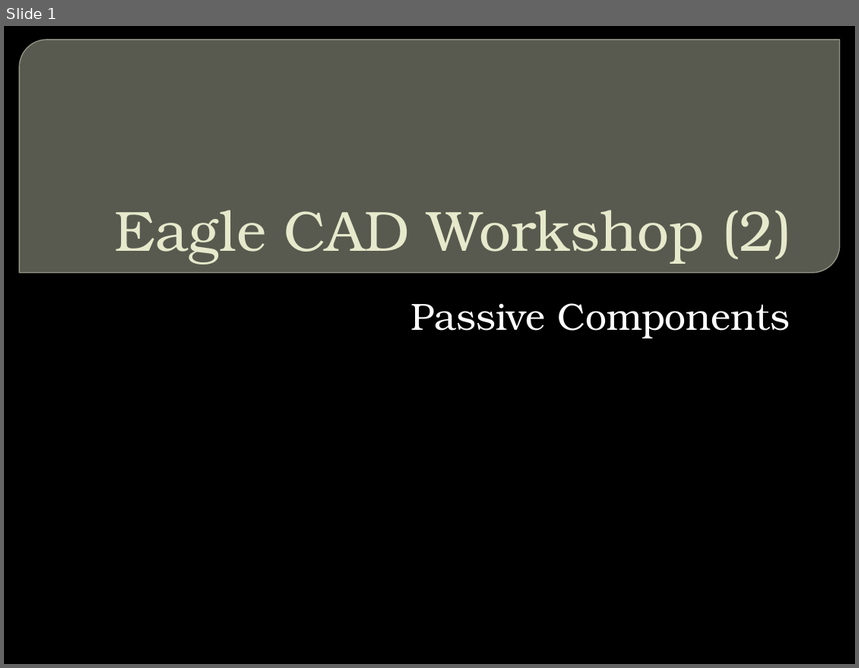
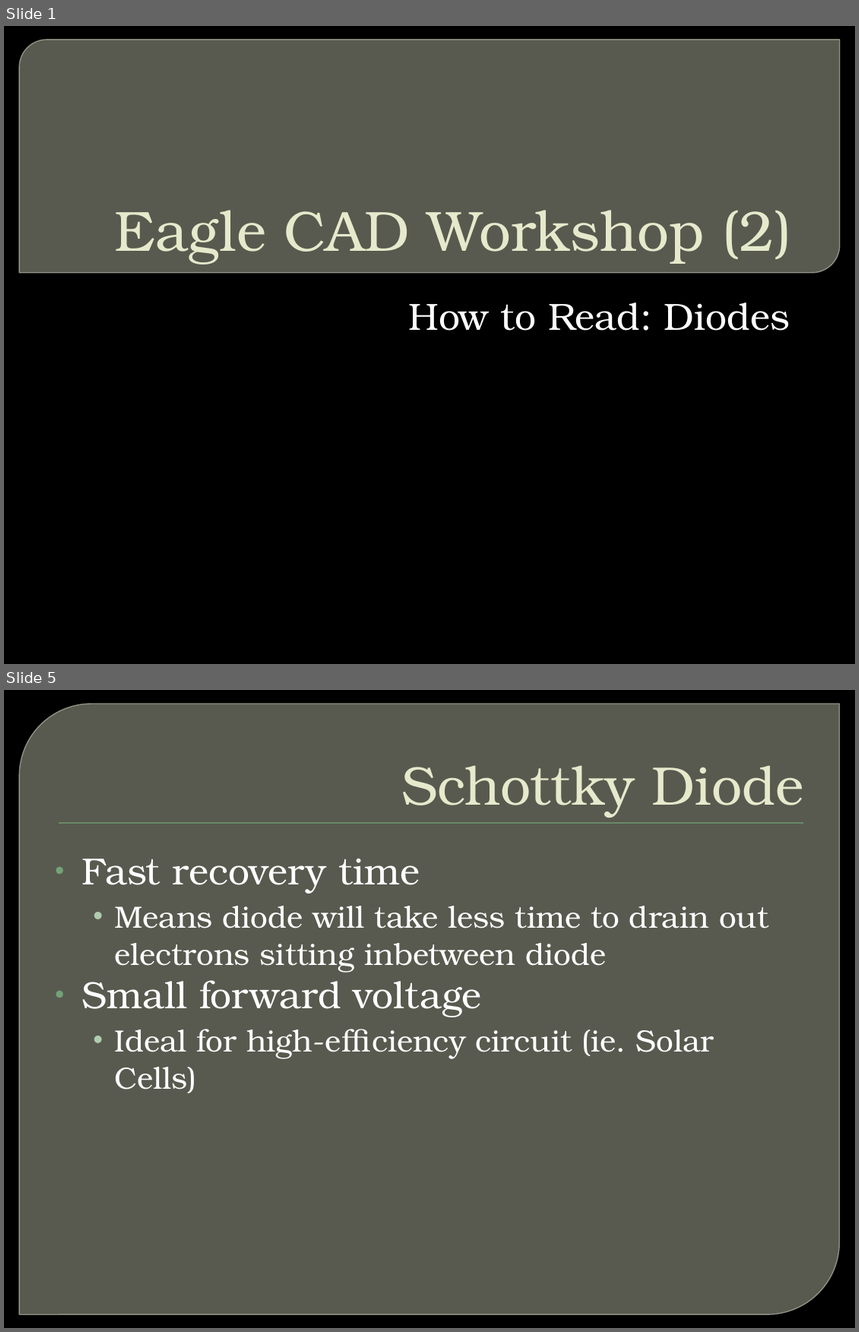
Before and after one commit to CSPon/Workshop_Materials, a slide deck: Workshop_Slides/Eagle CAD/Eagle CAD Workshop (2).pptx. Shown one above the other, each under a label of ours: slide 1 before the commit, slides 1 and 5 after it; the slides between them are not shown. The pictures are 859x668 and 859x1332 pixels, drawn with LibreOffice and Linux fonts; fonts in the diff are those of the drawing; background and template pictures are left out. Boxes give left, top, right and bottom in pixels: in the first picture for what was removed or moved away, otherwise in the second. Text is boxed around its words. In the diff, an @@ line names an element or a change of style, - is before the commit and + after.

```diff
--- a/Workshop_Slides/Eagle CAD/Eagle CAD Workshop (2).pptx
+++ b/Workshop_Slides/Eagle CAD/Eagle CAD Workshop (2).pptx
@@ slide 5 added at (4,690,855,1328), background picture (left out) @@
@@ round diag rect added at (19,704,840,1315), fill #888B7B at 65% opacity, outline #9DA090 0.87 pt @@
@@ title added at (401,765,804,818), 46 pt, text #E7EACB @@
+Schottky Diode
@@ rectangle added at (59,823,804,824), fill #72A376 @@
@@ text added at (82,858,769,1094), 26 pt, text #FFFFFF @@
+• Fast recovery time
+  • Means diode will take less time to drain out electrons sitting inbetween diode
+• Small forward voltage
+  • Ideal for high-efficiency circuit (ie. Solar Cells)
@@ slide 1 changed as well @@
@@ subtitle at (408,303,790,331): text changed @@
-Passive Components
+How to Read: Diodes
```
Also in this commit, not shown: 4 other slides added, 3 slides removed, 1 other file.
